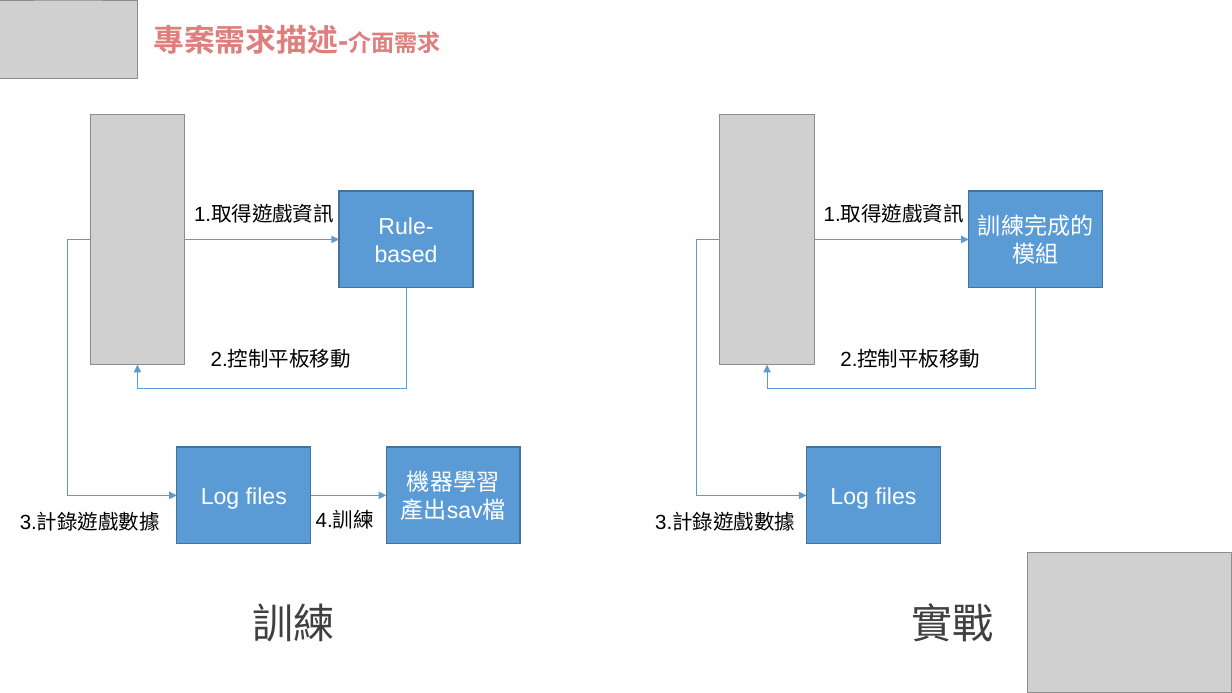
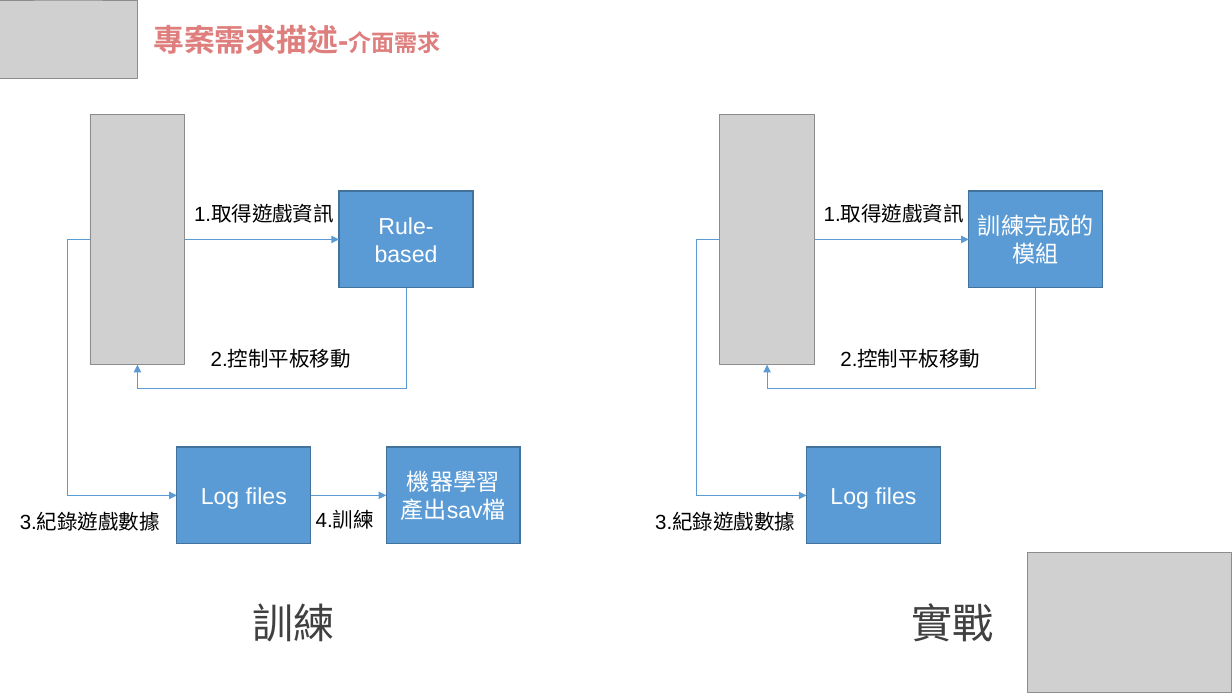
Before and after one commit to wasteee/-Machine-Learning-1081-0316-Project-HW6, a slide deck: slide 8 of ML_0552050_1203.pptx. Drawn at 1232x693 pixels with LibreOffice and Linux fonts; fonts in the diff are those of the drawing; grey boxes stand for pictures. Boxes give left, top, right and bottom in pixels: in the first picture for what was removed or moved away, otherwise in the second. Text is boxed around its words. In the diff, an @@ line names an element or a change of style, - is before the commit and + after.

```diff
--- a/ML_0552050_1203.pptx
+++ b/ML_0552050_1203.pptx
@@ text at bbox=[20, 513, 160, 531]: text changed @@
-3.計錄遊戲數據
+3.紀錄遊戲數據
@@ text at bbox=[655, 513, 795, 531]: text changed @@
-3.計錄遊戲數據
+3.紀錄遊戲數據
```
Also in this commit, not shown: 3 other slides changed.
